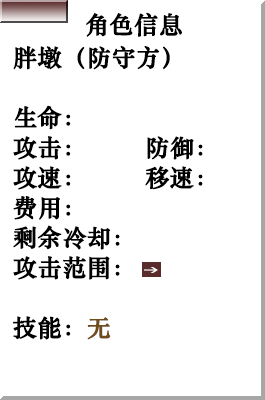
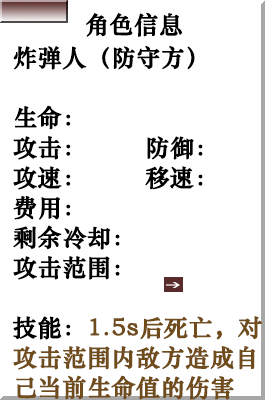
Layer changes from the first 265 × 400 image to the second:
hid group "胖墩-守方" (6 layers) over [left=13, top=45, right=203, bottom=340]
added group "炸弹人-守方" with 13 layers in group "守方" over [left=13, top=45, right=262, bottom=400]
added group "攻击位置" (10th of 12, in "守方" › "炸弹人-守方") with 8 layers in group "炸弹人-守方" over [left=142, top=262, right=183, bottom=292]
added layer "矩形 4" (68th of 89, in "守方" › "炸弹人-守方" › "攻击位置") in group "攻击位置" over [left=142, top=262, right=157, bottom=273]
added group "所在位置" (10th of 12, in "守方" › "炸弹人-守方") with 2 layers in group "炸弹人-守方" over [left=164, top=277, right=183, bottom=292]
added layer "形状 1" (11th of 13, in "守方" › "炸弹人-守方" › "所在位置") in group "所在位置" over [left=166, top=282, right=180, bottom=288]
added layer "矩形 4" (71st of 89, in "守方" › "炸弹人-守方" › "所在位置") in group "所在位置" over [left=164, top=277, right=183, bottom=292]
added layer "文字" (10th of 12, in "守方" › "炸弹人-守方") in group "炸弹人-守方" over [left=13, top=45, right=262, bottom=400]
